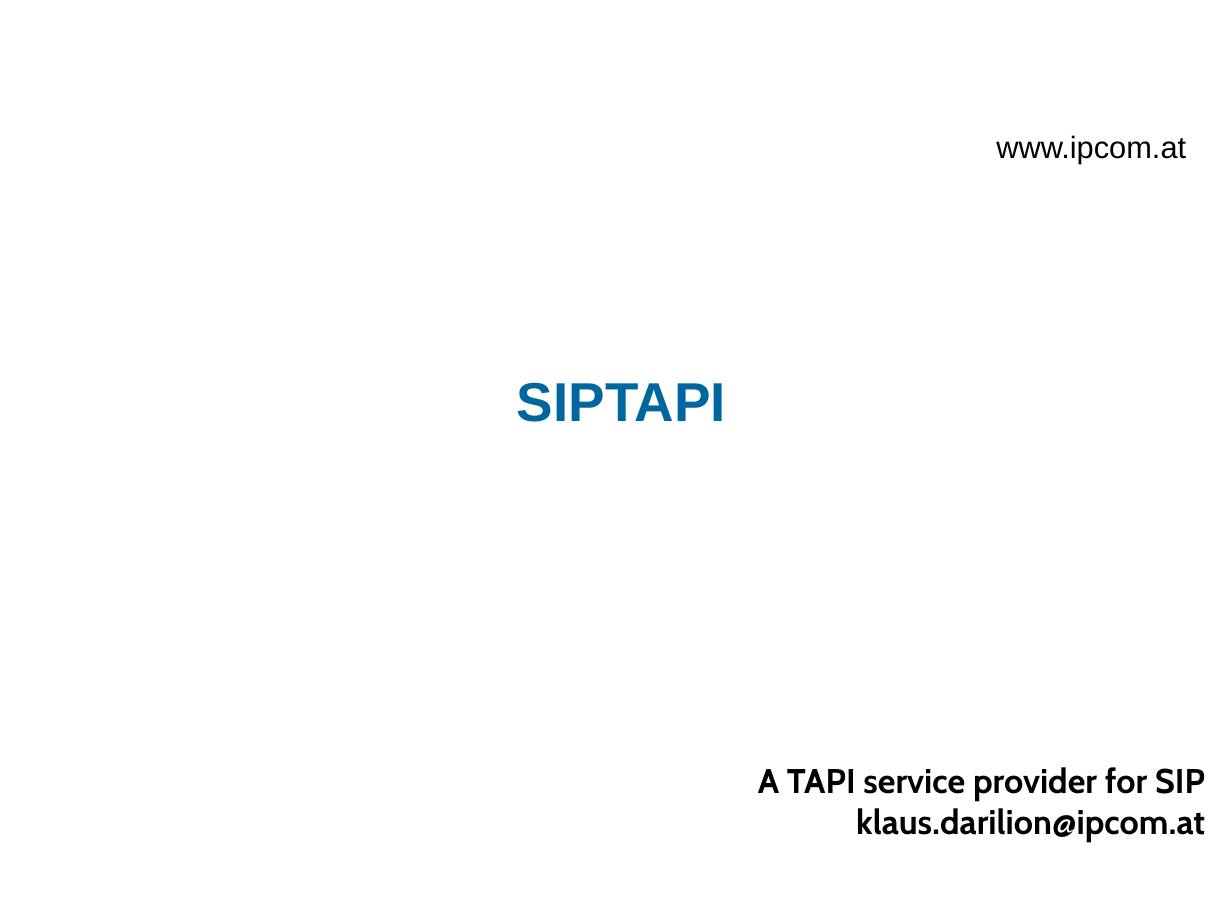
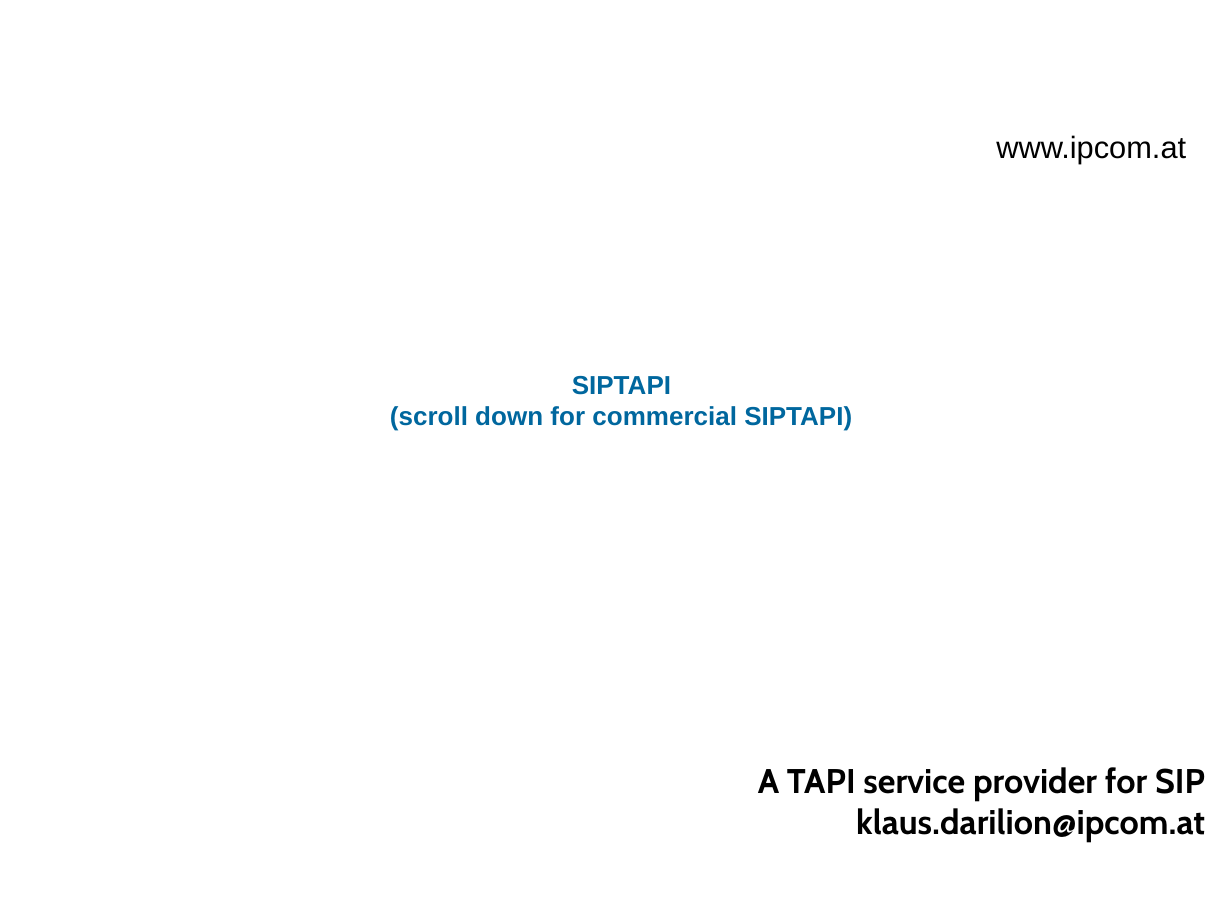
Before and after one commit to egilkh/siptapi, a slide deck: slide 1 of doc/SIPTAPI-README.ppt. Drawn at 1232x924 pixels with LibreOffice and Linux fonts; fonts in the diff are those of the drawing; background and template pictures are left out. Boxes give left, top, right and bottom in pixels: in the first picture for what was removed or moved away, otherwise in the second. Text is boxed around its words. In the diff, an @@ line names an element or a change of style, - is before the commit and + after.

Commit message:
- describe the new "reversemode" feature in commercial SIPTAPI

```diff
--- a/doc/SIPTAPI-README.ppt
+++ b/doc/SIPTAPI-README.ppt
@@ text at [572,376,671,395]: size 32 to 15.2 pt in "SIPTAPI" @@
@@ text at [390,406,852,431]: paragraph added @@
+(scroll down for commercial SIPTAPI)
```
Also in this commit, not shown: 1 other slide changed, 1 slide added, 1 other file.
